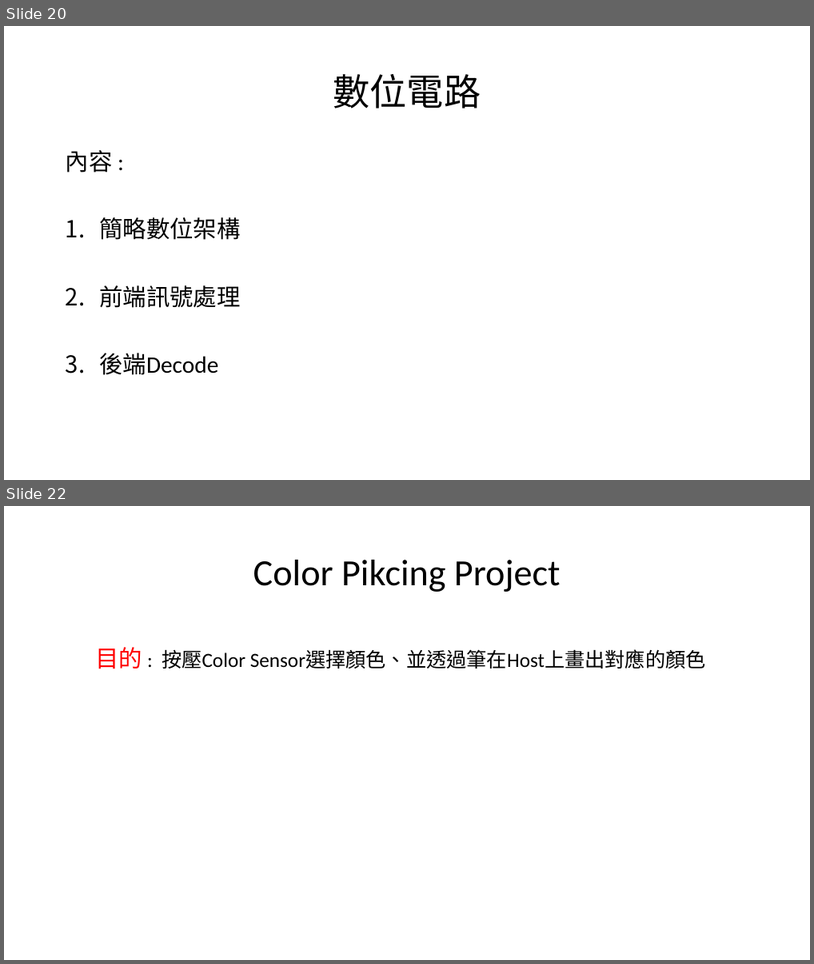
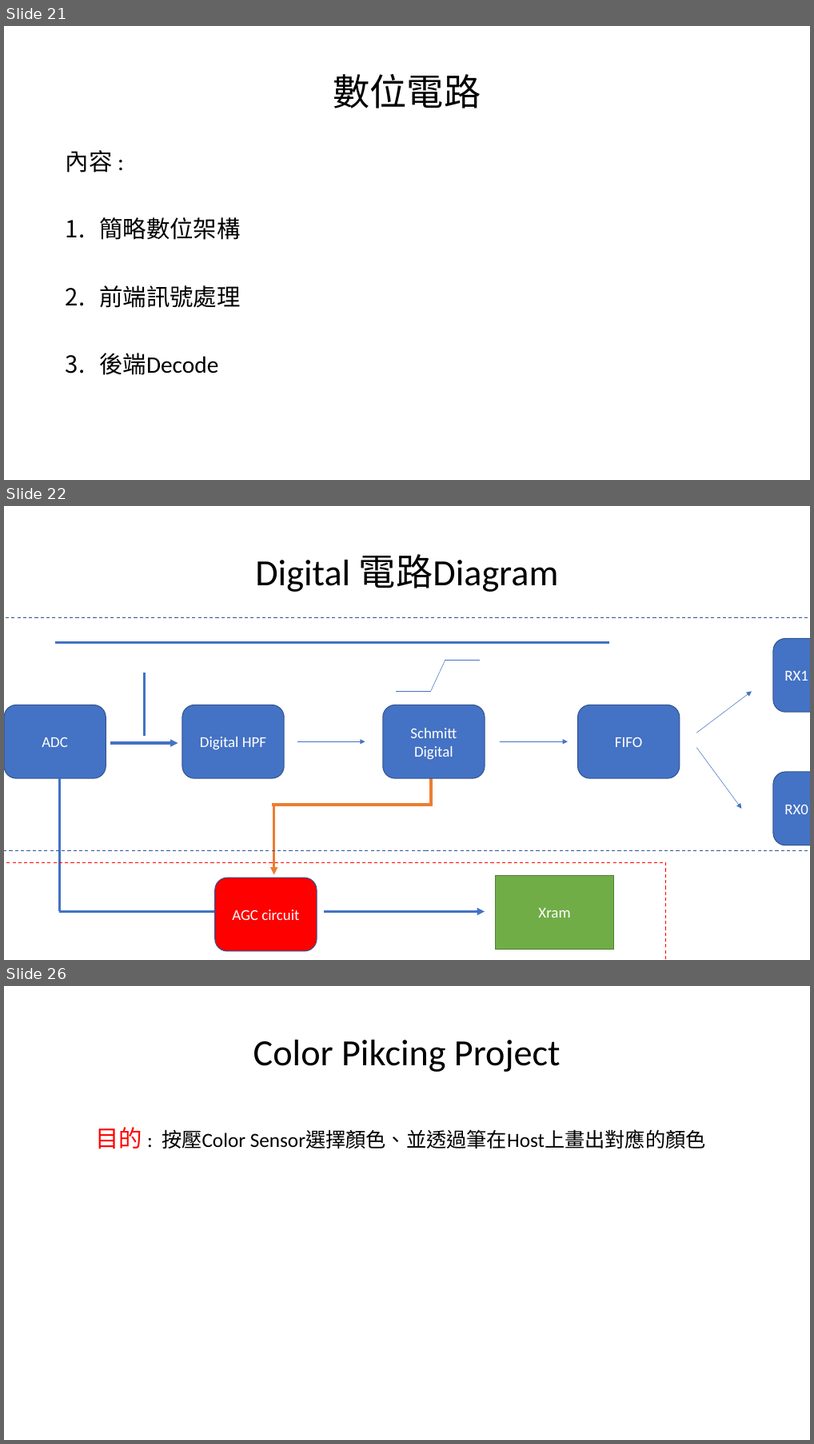
Before and after one commit to a0910281835/Summrary_PDF, a slide deck: Project_Summary_pdf/Project_Summary.pptx. Shown one above the other, each under a label of ours: slides 20 and 22 before the commit, slides 21, 22 and 26 after it; the slides between them are not shown. The pictures are 814x964 and 814x1444 pixels, drawn with LibreOffice and Linux fonts; fonts in the diff are those of the drawing. Boxes give left, top, right and bottom in pixels: in the first picture for what was removed or moved away, otherwise in the second. Text is boxed around its words. In the diff, an @@ line names an element or a change of style, - is before the commit and + after.

Commit message:
* Update Project Summary adc part and digital part

```diff
--- a/Project_Summary_pdf/Project_Summary.pptx
+++ b/Project_Summary_pdf/Project_Summary.pptx
@@ slide 22 added at (4,506,810,960), background #FFFFFF @@
@@ title added at (255,554,558,592), 44 pt, text #000000 @@
+Digital 電路Diagram
@@ rectangle added at (4,618,810,850), outline #325491 1 pt dashed @@
@@ line added from (55, 642) to (610, 642), #4472C4 3 pt @@
@@ rounded rectangle added at (774,639,810,712), fill #4472C4, outline #325491 1 pt, 18 pt, text #FFFFFF @@
+RX1 Decoder
@@ line added from (144, 673) to (144, 736), #4472C4 3 pt @@
@@ line added from (431, 691) to (446, 660), #4472C4 0.5 pt @@
@@ line added from (445, 660) to (480, 660), #4472C4 0.5 pt @@
@@ line added from (397, 691) to (431, 691), #4472C4 0.5 pt @@
@@ arrow added from (698, 732) to (752, 691), #4472C4 0.5 pt @@
@@ rounded rectangle added at (4,705,106,778), fill #4472C4, outline #325491 1 pt, 18 pt, text #FFFFFF @@
+ADC
@@ rounded rectangle added at (182,705,284,778), fill #4472C4, outline #325491 1 pt, 18 pt, text #FFFFFF @@
+Digital HPF
@@ rounded rectangle added at (383,705,485,778), fill #4472C4, outline #325491 1 pt, 18 pt, text #FFFFFF @@
+Schmitt Digital
@@ rounded rectangle added at (578,705,680,778), fill #4472C4, outline #325491 1 pt, 18 pt, text #FFFFFF @@
+FIFO
@@ arrow added from (110, 743) to (178, 743), #4472C4 3 pt @@
@@ arrow added from (298, 741) to (365, 741), #4472C4 0.5 pt @@
@@ arrow added from (500, 741) to (568, 741), #4472C4 0.5 pt @@
@@ arrow added from (698, 748) to (742, 808), #4472C4 0.5 pt @@
@@ line added from (60, 778) to (60, 912), #4472C4 3 pt @@
@@ line added from (431, 770) to (431, 804), #ED7D31 3 pt @@
@@ rounded rectangle added at (774,772,810,844), fill #4472C4, outline #325491 1 pt, 18 pt, text #FFFFFF @@
+RX0 Decoder
@@ line added from (432, 804) to (272, 804), #ED7D31 3 pt @@
@@ arrow added from (274, 804) to (274, 875), #ED7D31 3 pt @@
@@ rectangle added at (4,862,666,960), outline #FF0000 1 pt dashed @@
@@ rounded rectangle added at (215,877,317,951), fill #FF0000, outline #325491 1 pt, 18 pt, text #FFFFFF @@
+AGC circuit
@@ rectangle added at (496,875,614,948), fill #70AD47, outline #538035 1 pt, 18 pt, text #FFFFFF @@
+Xram
@@ arrow added from (60, 912) to (274, 912), #4472C4 3 pt @@
@@ arrow added from (325, 912) to (485, 912), #4472C4 3 pt @@
@@ what was slide 20 is now slide 21 @@
@@ what was slide 22 is now slide 26 @@
```
Also in this commit, not shown: 5 slides changed, 3 other slides added.
